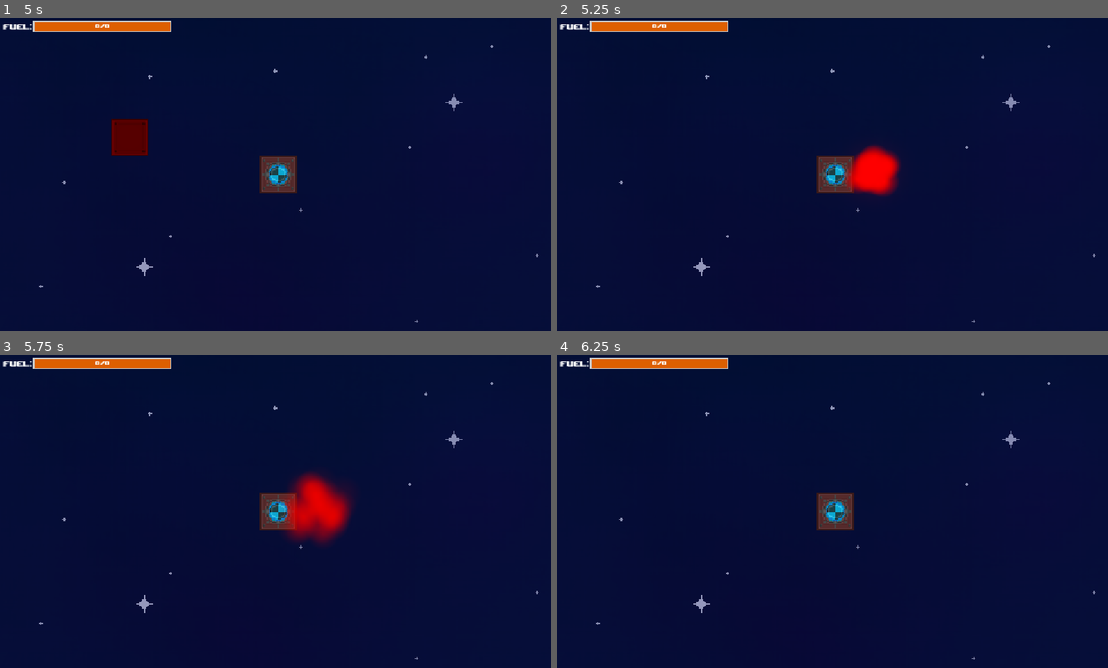
Above: before the commit, frames 1-4 (two rows, left to right).
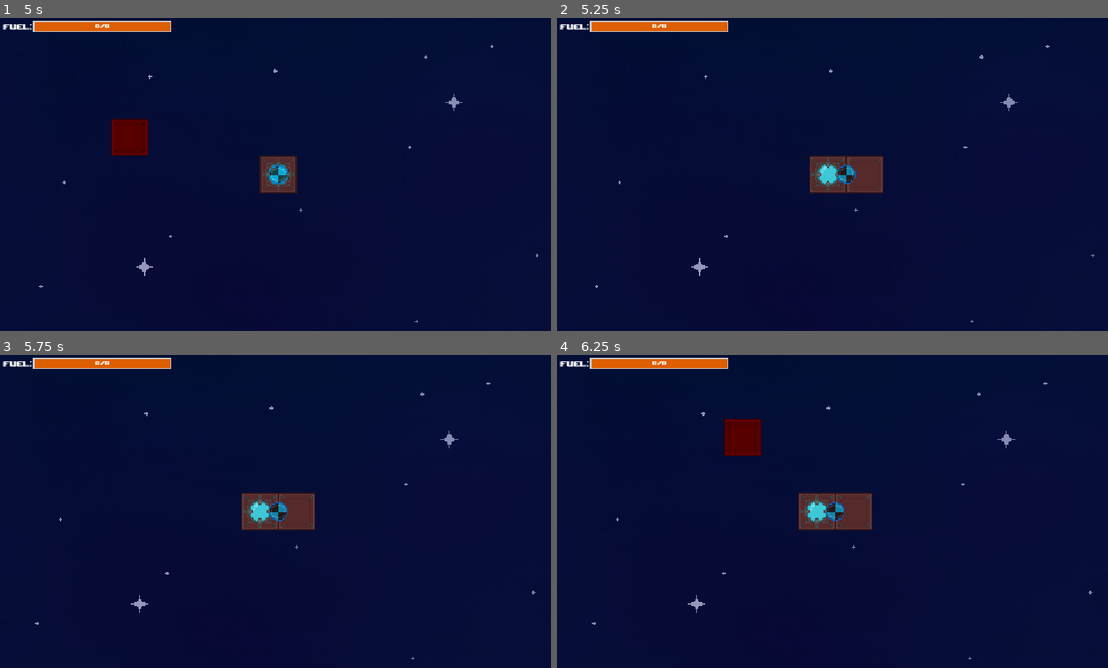
Above: after the commit, the same moments.

Repository: Luminescent-Cheese/ShipBattleBuilder
Game: Godot game, scene res://game.tscn
Two runs of this game, one before a commit and one after it. Both use one fixed random seed, a clock stepped at 60 frames per second and the inputs below.
Inputs (mouse positions are in pixels of both pictures, inside the frame that each line leads up to):
- Up to frame 1 (5 s): tap Enter at 0.5, 2, 3.5 s; move the mouse to (281, 174) at 0.52 s; hold Space (Launch) 0.53-1.28 s; click (281, 174) at 0.67 s; tap R (rotate) at 0.8, 1.35 s; move the mouse to (165, 190) at 1.27 s; click (165, 190) at 1.42 s; tap 1 (test) at 1.55, 2.1 s; move the mouse to (165, 174) at 2.02 s; click (165, 174) at 2.17 s; tap 2 (test2) at 2.3, 2.85 s; tap Space (Launch) at 2.75, 4.25, 4.55 s; move the mouse to (247, 237) at 2.77 s; click (247, 237) at 2.92 s; tap 3 (test3) at 3.05, 3.6 s; move the mouse to (446, 221) at 3.52 s; click (446, 221) at 3.67 s; tap 4 (test4) at 3.8, 4.35 s; move the mouse to (110, 127) at 4.27 s; click (110, 127) at 4.42 s
- Up to frame 2 (5.25 s): move the mouse to (865, 174) at 5.02 s; hold Space (Launch) from 5.03 s (still down); click (865, 174) at 5.17 s
- Up to frame 3 (5.75 s): keep holding Space (Launch); tap R (rotate) at 5.3 s
- Up to frame 4 (6.25 s): move the mouse to (749, 433) at 5.77 s; release Space (Launch) at 5.78 s; tap R (rotate) at 5.85 s; click (749, 433) at 5.92 s; tap 1 (test) at 6.05 s

Frame 1 is identical in both runs. In frame 2, 2.0% of the frame differs, in the area x 6-98%, y 8-98%; in frame 3, 3.1%; in frame 4, 2.2%.

Commit message:
basic enemy scene created (No AI yet)

Diff:
--- a/Tiles/ship_part.gd
+++ b/Tiles/ship_part.gd
@@ -87,12 +87,6 @@
 	$Explosion.emitting = true
 	$BaseShipSprite.visible = false
 
-func _on_clicked() -> void:
-	#TEST CODE for damage
-	if Input.is_action_pressed("Launch"):
-		destroy_tile()
-
-
 func _on_explosion_finished() -> void:
 	queue_free()
 
--- /dev/null
+++ b/enemy_base.gd
@@ -0,0 +1,118 @@
+extends RigidBody2D
+
+@export var isLaunched: bool
+@export var fuel = 0
+@export var fuelMax = 0
+@onready var Core = $Core
+@onready var Debris = preload("res://debris.tscn")
+
+var force_dir = [Vector2.ZERO]
+var force_pos = [Vector2.ZERO]
+
+func _ready() -> void:
+	#adds collision shapes to all children
+	for child in get_children():
+		if child is Node2D:
+			child.placeable = false
+			add_collision_shape(child.position, child.name)
+
+
+func on_thrust(force_direction,force_position) -> void:
+	if isLaunched:
+		force_dir.append(force_direction.rotated(global_rotation))
+		force_pos.append(force_position)
+
+func _integrate_forces(state: PhysicsDirectBodyState2D) -> void:
+	for i in force_dir.size():
+		apply_force(force_dir[i],force_pos[i])
+	if force_dir.size() > 1:
+		force_dir.clear()
+		force_pos.clear()
+		force_dir.append(Vector2.ZERO)
+		force_pos.append(Vector2.ZERO)
+
+func calculate_center_of_mass():
+	var positions = []
+	var averagePosition = Vector2.ZERO
+	#finds where new center of mass should be
+	for child in get_children():
+		if child is CollisionShape2D:
+			positions.append(child.position)
+	for i in positions.size():
+		averagePosition += positions[i]
+	averagePosition /= positions.size()
+	#makes it so that point becomes (0,0) locally
+	for child in get_children():
+			if not child is CanvasLayer:
+				child.position -= averagePosition
+	#changes global position so it looks like no movement occured
+	global_position += averagePosition
+
+func add_collision_shape(set_position, setName):
+	#probably should get a better place to put that canPlace in the future
+	var collision_shape = CollisionShape2D.new()
+	collision_shape.position = set_position
+	collision_shape.shape = RectangleShape2D.new()
+	collision_shape.shape.size = Vector2(128,128)
+	collision_shape.name = str(setName)+"collisionShape"
+	add_child(collision_shape)
+	#Adds new mass per till (In the future this should depend on the specific tile)
+	mass += 2
+	#recaulculates center of mass
+	calculate_center_of_mass()
+
+func recalculate_all_neighbors():
+	for child in get_children():
+		if child.is_in_group("Ship_tiles"):
+			child.SurrondingCheckCode.check_neighbors()
+
+func calculate_debris(startTile):
+	if startTile == Core:
+		print("oop")
+	var routes = startTile.tileNeighbors
+	#Delete startingTiles CollisionShape2D
+	var startCollisionShapeName = str(startTile.name) + "collisionShape"
+	startCollisionShapeName = startCollisionShapeName.replace("@","_")
+	if get_node(startCollisionShapeName) in get_children():
+		get_node(startCollisionShapeName).queue_free()
+	recalculate_all_neighbors()
+	var visited = []
+	var toVisit = []
+	for i in range(routes.size()):
+		visited.clear()
+		toVisit.clear()
+		visited.append(routes[i])
+		var current = visited[0]
+		for tryTile in current.tileNeighbors:
+			if not tryTile in visited:
+				toVisit.append(tryTile)
+		while toVisit.size() > 0:
+			current = toVisit[0]
+			toVisit.remove_at(0)
+			visited.append(current)
+			for tryTile in current.tileNeighbors:
+				if not tryTile in visited:
+					toVisit.append(tryTile)
+		if not Core in visited:
+			#break off piece of debris
+			var newDebris = Debris.instantiate()
+			var collisionObject:CollisionShape2D
+			for tile in visited:
+				tile.reparent(newDebris)
+				var collisionShapeName = str(tile.name) + "collisionShape"
+				collisionShapeName = collisionShapeName.replace("@","_")
+				if get_node(collisionShapeName) in get_children():
+					print(get_node(collisionShapeName))
+					collisionObject = get_node(collisionShapeName)
+					collisionObject.reparent(newDebris)
+				else:
+					pass
+					print("Collision Shape not found")
+			newDebris.Ship = self
+			newDebris.Pivot = visited[0].global_position
+			newDebris.Core = visited[0]
+			#Matches Debris velocity and angular velocity with ship
+			newDebris.linear_velocity = linear_velocity
+			newDebris.angular_velocity = angular_velocity
+			add_sibling(newDebris)
+	calculate_center_of_mass()
--- /dev/null
+++ b/enemy_base.tscn
@@ -0,0 +1,73 @@
+[gd_scene format=3 uid="uid://cu6xrah5f0hb3"]
+
+[ext_resource type="Script" uid="uid://d0s5daw3pnk1t" path="res://enemy_base.gd" id="1_8nqel"]
+[ext_resource type="PackedScene" uid="uid://bnvbyi3c63nr1" path="res://Tiles/ship_part.tscn" id="2_41lhp"]
+[ext_resource type="PackedScene" uid="uid://csp1rv8jier8p" path="res://Tiles/core.tscn" id="3_qqe8e"]
+[ext_resource type="PackedScene" uid="uid://cjx5kmjalasat" path="res://Tiles/fuel_tile.tscn" id="4_ehd03"]
+[ext_resource type="PackedScene" uid="uid://bqt8aindfhcmj" path="res://Tiles/thruster.tscn" id="5_vop6o"]
+[ext_resource type="PackedScene" uid="uid://cqo60w4va4ss2" path="res://Tiles/mini_gun.tscn" id="6_qqe8e"]
+
+[node name="EnemyBase" type="RigidBody2D" unique_id=301915439]
+collision_layer = 4
+collision_mask = 4
+script = ExtResource("1_8nqel")
+
+[node name="ShipPart7" parent="." unique_id=243587431 instance=ExtResource("2_41lhp")]
+position = Vector2(-256, 128)
+
+[node name="Core" parent="." unique_id=1861058299 instance=ExtResource("3_qqe8e")]
+
+[node name="FuelTile" parent="." unique_id=936455702 instance=ExtResource("4_ehd03")]
+position = Vector2(0, 128)
+
+[node name="FuelTile2" parent="." unique_id=38930890 instance=ExtResource("4_ehd03")]
+position = Vector2(128, 128)
+
+[node name="FuelTile3" parent="." unique_id=487079044 instance=ExtResource("4_ehd03")]
+position = Vector2(-128, 128)
+
+[node name="FuelTile4" parent="." unique_id=606587332 instance=ExtResource("4_ehd03")]
+position = Vector2(0, -128)
+
+[node name="ShipPart" parent="." unique_id=552054588 instance=ExtResource("2_41lhp")]
+position = Vector2(128, 0)
+
+[node name="ShipPart2" parent="." unique_id=1998736918 instance=ExtResource("2_41lhp")]
+position = Vector2(-128, 0)
+
+[node name="ShipPart3" parent="." unique_id=612285744 instance=ExtResource("2_41lhp")]
+position = Vector2(128, -128)
+
+[node name="ShipPart4" parent="." unique_id=1886658639 instance=ExtResource("2_41lhp")]
+position = Vector2(-128, -128)
+
+[node name="ShipPart5" parent="." unique_id=448174511 instance=ExtResource("2_41lhp")]
+position = Vector2(0, -256)
+
+[node name="ShipPart6" parent="." unique_id=1353175718 instance=ExtResource("2_41lhp")]
+position = Vector2(256, 128)
+
+[node name="Thruster" parent="." unique_id=713508415 instance=ExtResource("5_vop6o")]
+position = Vector2(0, 256)
+
+[node name="Thruster2" parent="." unique_id=1740882701 instance=ExtResource("5_vop6o")]
+position = Vector2(-128, 256)
+
+[node name="Thruster3" parent="." unique_id=736049062 instance=ExtResource("5_vop6o")]
+position = Vector2(128, 256)
+
+[node name="Thruster4" parent="." unique_id=1963205488 instance=ExtResource("5_vop6o")]
+position = Vector2(-128, -256)
+rotation = 1.5707964
+
+[node name="Thruster5" parent="." unique_id=1229412267 instance=ExtResource("5_vop6o")]
+position = Vector2(128, -256)
+rotation = -1.5707964
+
+[node name="MiniGun" parent="." unique_id=39824404 instance=ExtResource("6_qqe8e")]
+position = Vector2(-256, 0)
+rotation = 3.1415927
+
+[node name="MiniGun2" parent="." unique_id=1701446696 instance=ExtResource("6_qqe8e")]
+position = Vector2(256, 0)
+rotation = 3.1415927
--- a/game.tscn
+++ b/game.tscn
@@ -2,6 +2,7 @@
 
 [ext_resource type="PackedScene" uid="uid://d1ijkjsfx8hci" path="res://ship.tscn" id="1_80nbo"]
 [ext_resource type="PackedScene" uid="uid://bnevfjofnucor" path="res://background.tscn" id="2_e2o6t"]
+[ext_resource type="PackedScene" uid="uid://cu6xrah5f0hb3" path="res://enemy_base.tscn" id="3_feb5d"]
 
 [sub_resource type="Environment" id="Environment_bhunq"]
 background_mode = 3
@@ -19,3 +20,6 @@
 [node name="Background" parent="." unique_id=1596054801 instance=ExtResource("2_e2o6t")]
 
 [node name="Ship" parent="." unique_id=1069543584 instance=ExtResource("1_80nbo")]
+
+[node name="EnemyBase" parent="." unique_id=301915439 instance=ExtResource("3_feb5d")]
+position = Vector2(486, -1315)
--- a/ship.tscn
+++ b/ship.tscn
@@ -47,7 +47,7 @@
 
 [node name="Core" parent="." unique_id=243587431 instance=ExtResource("4_78o8j")]
 
-[node name="CollisionShape2D" type="CollisionShape2D" parent="." unique_id=228976419]
+[node name="CorecollisionShape" type="CollisionShape2D" parent="." unique_id=228976419]
 shape = SubResource("RectangleShape2D_riqys")
 
 [node name="Hud" type="CanvasLayer" parent="." unique_id=1224294211]
Not shown, added: enemy_base.gd.uid
